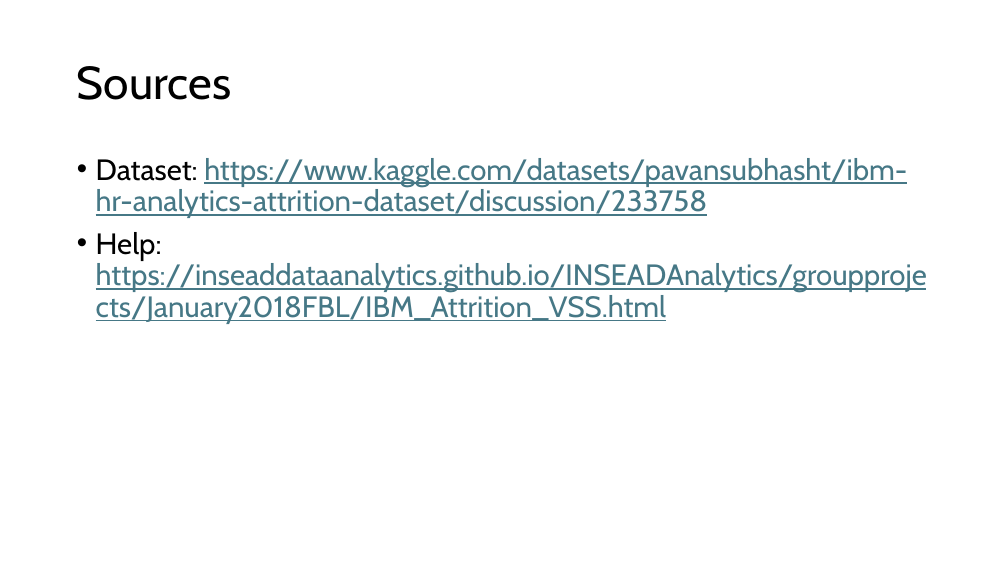
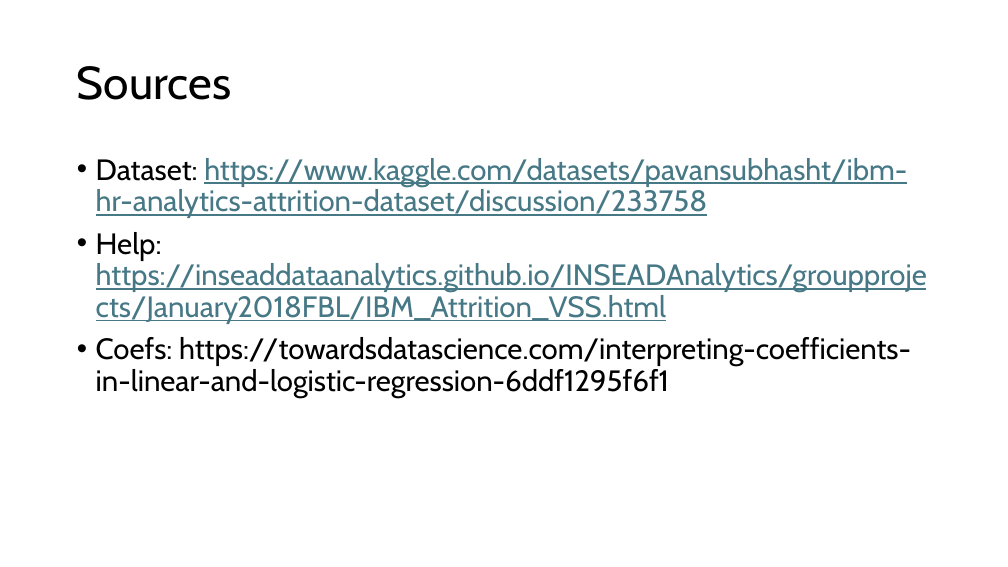
Before and after one commit to ddaniel2024/Project-4, a slide deck: slide 14 of Employee Attrition Prediction Presentation.pptx. Drawn at 1008x567 pixels with LibreOffice and Linux fonts; fonts in the diff are those of the drawing. Boxes give left, top, right and bottom in pixels: in the first picture for what was removed or moved away, otherwise in the second. Text is boxed around its words. In the diff, an @@ line names an element or a change of style, - is before the commit and + after.

```diff
--- a/Employee Attrition Prediction Presentation.pptx
+++ b/Employee Attrition Prediction Presentation.pptx
@@ text at bbox=[96, 337, 911, 398]: paragraph added @@
+• Coefs: https://towardsdatascience.com/interpreting-coefficients-in-linear-and-logistic-regression-6ddf1295f6f1
```
Also in this commit, not shown: 2 other files.
